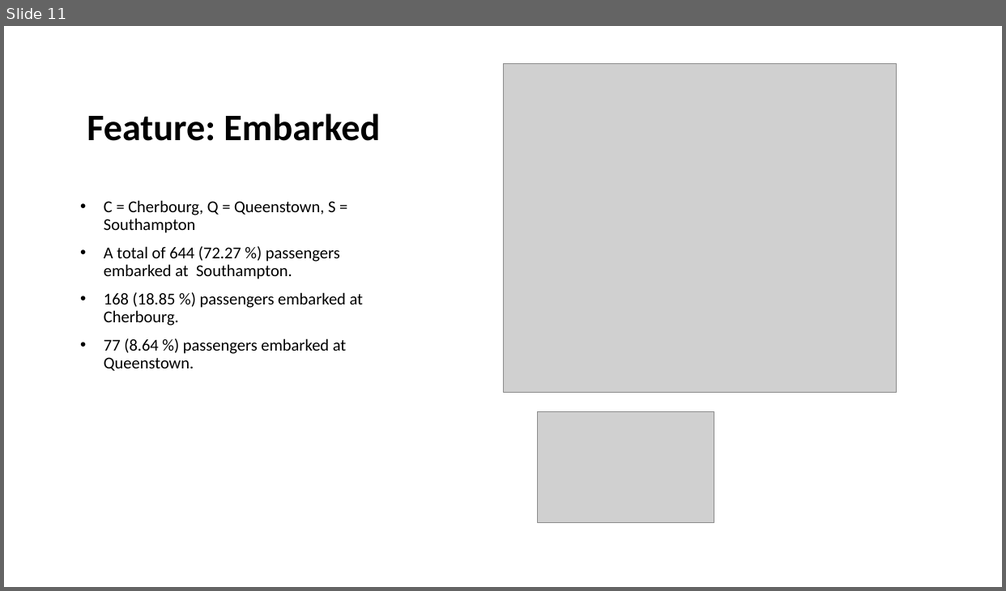
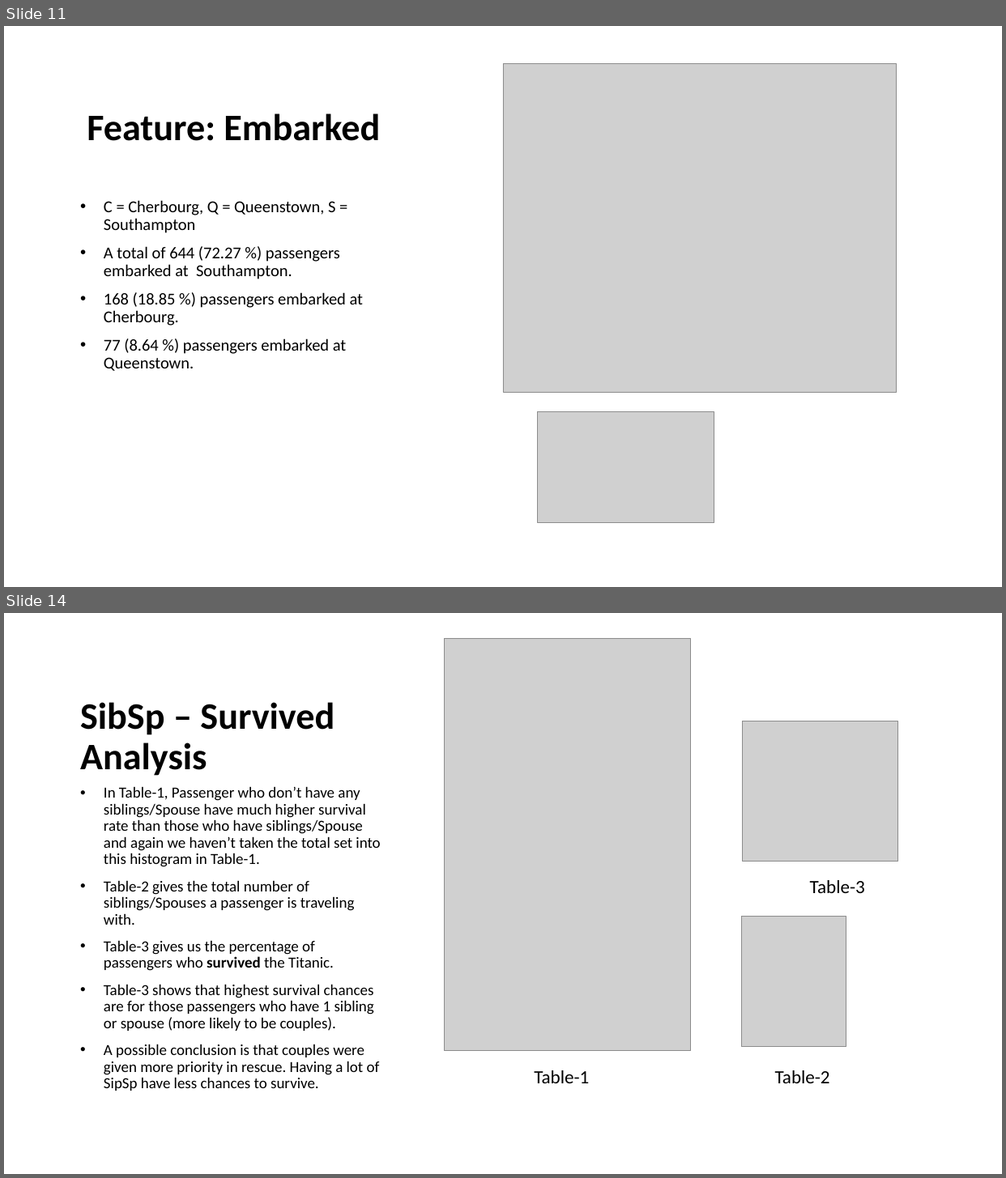
Before and after one commit to Visque/Titanic, a slide deck: ppt.pptm. Shown one above the other, each under a label of ours: slide 11 before the commit, slides 11 and 14 after it; the slides between them are not shown. The pictures are 1006x591 and 1006x1178 pixels, drawn with LibreOffice and Linux fonts; fonts in the diff are those of the drawing; grey boxes stand for pictures. Boxes give left, top, right and bottom in pixels: in the first picture for what was removed or moved away, otherwise in the second. Text is boxed around its words. In the diff, an @@ line names an element or a change of style, - is before the commit and + after.

```diff
--- a/ppt.pptm
+++ b/ppt.pptm
@@ slide 14 added at (4,613,1002,1174), background #FFFFFF @@
@@ picture added at (444,638,691,1052) @@
@@ title added at (80,702,334,776), 36 pt, text #000000, bold @@
+SibSp – Survived Analysis
@@ picture added at (742,721,898,862) @@
@@ text added at (104,786,380,1091), 14.8 pt, text #000000 @@
+• In Table-1, Passenger who don’t have any siblings/Spouse have much higher survival rate than those who have siblings/Spouse and again we haven’t taken the total set into this histogram in Table-1.
+• Table-2 gives the total number of siblings/Spouses a passenger is traveling with.
+• Table-3 gives us the percentage of passengers who survived the Titanic.
+• Table-3 shows that highest survival chances are for those passengers who have 1 sibling or spouse (more likely to be couples).
+• A possible conclusion is that couples were given more priority in rescue. Having a lot of SipSp have less chances to survive.
@@ text added at (810,880,865,893), 18 pt, text #000000 @@
+Table-3
@@ picture added at (741,916,846,1046) @@
@@ text added at (534,1071,589,1084), 18 pt, text #000000 @@
+Table-1
@@ text added at (775,1071,830,1084), 18 pt, text #000000 @@
+Table-2
```
Also in this commit, not shown: 3 slides changed, 11 other slides added, 1 slide removed.
